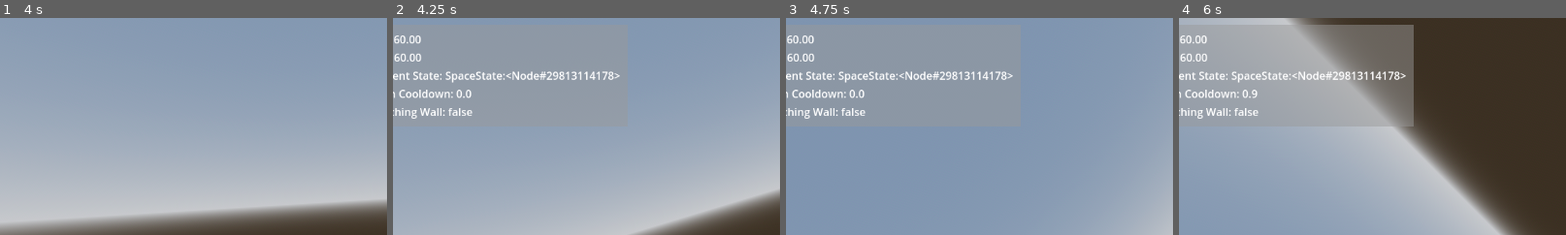
Above: before the commit, frames 1-4 (left to right).
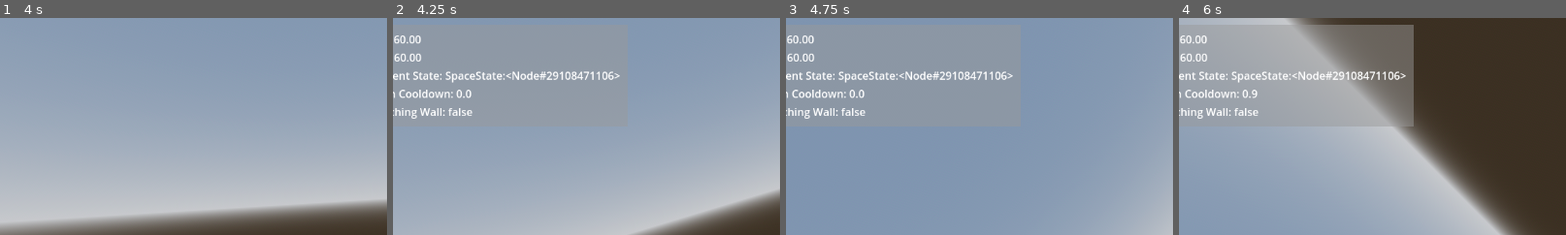
Above: after the commit, the same moments.

Repository: popsiiicle/spacegame
Game: Godot game, scene res://Scenes/3dlevel.tscn
The game is run twice, just before and just after one commit, with the same random seed, the same clock (stepped at 60 frames per second) and the same inputs.
Inputs (mouse positions are % of the whole screen's width and height, from its top left):
- Up to frame 1 (4 s): tap Enter at 0.5 s; move the mouse to (72, 45) at 0.52 s; hold D (right) 0.53-1.28 s; hold Space (jump) 0.53-1.28 s; click (72, 45) at 0.67 s; move the mouse to (45, 50) at 1.27 s; hold W (forward) from 1.28 s (still down); tap Ctrl (crouch) at 1.35 s; tap Space (jump) at 1.52, 1.55, 1.82, 2.3, 3.02, 3.05, 3.32, 3.77, 3.8 s; move the mouse to (52, 48) at 2.02 s; hold Shift (dash) 2.03-2.78 s; move the mouse to (49, 52) at 2.77 s; tap Q (rotate_l) at 2.85 s; move the mouse to (57, 51) at 3.52 s; hold E (rotate_r) from 3.53 s (still down)
- Up to frame 2 (4.25 s): keep holding W (forward); keep holding E (rotate_r); tap Space (jump) at 4.07 s; tap F1 (debug) at 4.15 s
- Up to frame 3 (4.75 s): keep holding W (forward); move the mouse to (42, 49) at 4.27 s; release E (rotate_r) at 4.28 s; tap Space (jump) at 4.35, 4.52 s
- Up to frame 4 (6 s): tap Space (jump) at 4.82 s; move the mouse to (51, 50) at 5.02 s; hold Space (jump) 5.03-5.78 s; tap Ctrl (crouch) at 5.1 s; move the mouse to (46, 48) at 5.77 s; release W (forward) at 5.78 s; hold D (right) from 5.78 s (still down); tap Shift (dash) at 5.85 s
The pictures show only the part of the screen within x 5-55%, y 0-50%; the shares and areas given below are measured in that part.

Frame 1 is identical in both runs. In frame 2, 0.2% of the frame differs, in the area x 42-57%, y 24-29%; in frame 3, 0.2%; in frame 4, 0.3%, in the area x 42-58%, y 24-29%.
Error after the commit: Parse Error: Expected indented block after "if" block. (res://Scenes/SlidingPlayerState.gd:19)

Commit message:
Begun turning physics of SlidingPlayerState
ITS HAPPENING

Diff:
--- a/Scenes/SlidingPlayerState.gd
+++ b/Scenes/SlidingPlayerState.gd
@@ -2,7 +2,21 @@
 
 extends PlayerMovementState
 
+var lrinput = 0 ##The value used to determine left right input
+var lrcontrol = 0 ##The output used to determine left right drift during the slide
 
-func update(delta):
+func enter():
+	var player = gvars.player
+	var wallnorm = player.get_wall_normal()
+	if player.velocity.dot(wallnorm) < 0:
+		player.velocity = player.velocity.slide(wallnorm)
+	gvars.player.velocity = player.velocity
+
+func physics_update(delta):
+	lrinput = -1 * int(Input.is_action_pressed("left")) + 1 * int(Input.is_action_pressed("right"))
+	gvars.debug.add_property("lrinput",lrinput,7)
+
+	if Input.is_action_pressed("jump"):
+
 	if gvars.player.is_on_wall() == false:
 		transition.emit("SpaceState")
--- a/Scripts/SpaceState.gd
+++ b/Scripts/SpaceState.gd
@@ -5,9 +5,7 @@
 const TOPAIRSPEED = 30 ## At this speed, the thrusters shut off
 var velocity = Vector3.ZERO
 
-func update(delta):
-	if gvars.player.is_on_wall() == true:
-		transition.emit("SlidingPlayerState")
+#func update(delta):
 
 func physics_update(delta):
 		#floaty code
@@ -19,3 +17,5 @@
 			velocity = velocity*(TOPAIRSPEED/velocity.length())
 			#combine to speed limitone line later
 	gvars.player.velocity = velocity
+	if gvars.player.is_on_wall() == true:
+		transition.emit("SlidingPlayerState")
--- a/Scripts/player.gd
+++ b/Scripts/player.gd
@@ -118,8 +118,4 @@
 	#
 
 	#slides across walls (temporary)
-	if is_on_wall():
-		var wallnorm = get_wall_normal()
-		if velocity.dot(wallnorm) < 0:
-			velocity = velocity.slide(wallnorm)
 	move_and_slide()
